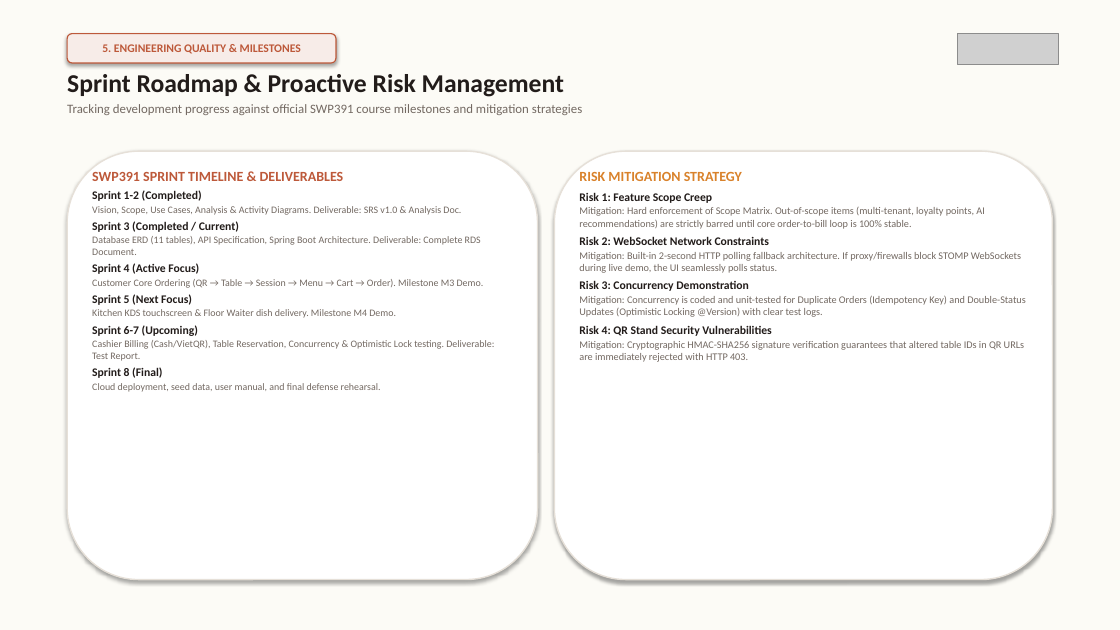
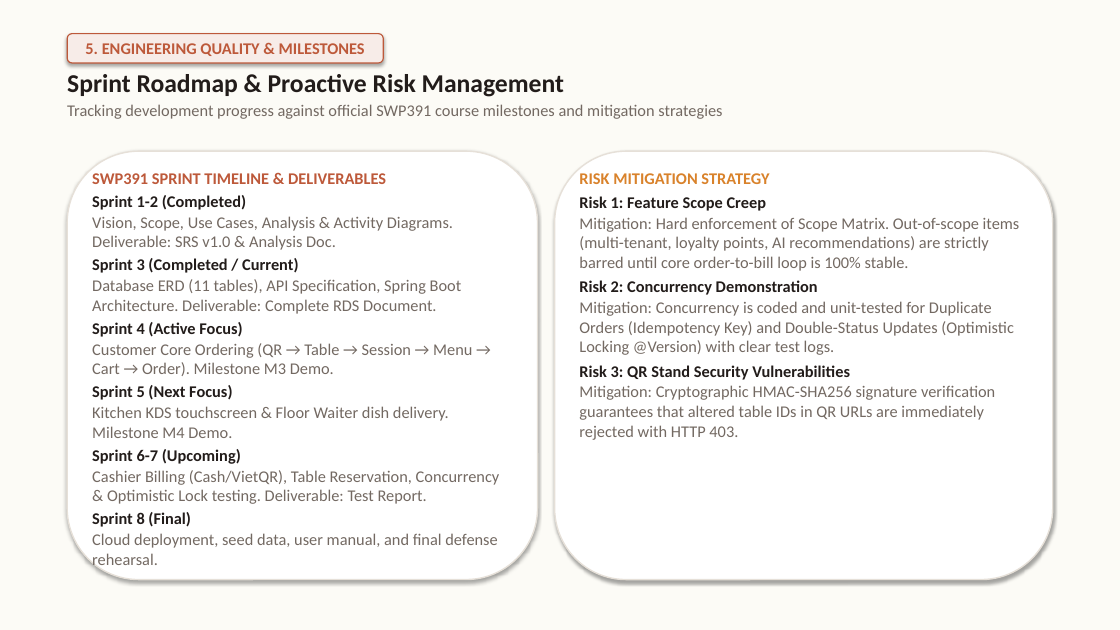
Before and after one commit to GROUP6-ROMS/Restaurant-Ordering-Management-System-ROMS, a slide deck: slide 16 of Documents/ROMS_Project_and_RDS_Overview.pptx. Drawn at 1120x630 pixels with LibreOffice and Linux fonts; fonts in the diff are those of the drawing; grey boxes stand for pictures. Boxes give left, top, right and bottom in pixels: in the first picture for what was removed or moved away, otherwise in the second. Text is boxed around its words. In the diff, an @@ line names an element or a change of style, - is before the commit and + after.

```diff
--- a/Documents/ROMS_Project_and_RDS_Overview.pptx
+++ b/Documents/ROMS_Project_and_RDS_Overview.pptx
@@ rounded rectangle "5. ENGINEERING QUALITY & MILESTONES": place and size @@
-rounded rectangle "5. ENGINEERING QUALITY & MILESTONES" at (67, 34, 336, 63)
+rounded rectangle "5. ENGINEERING QUALITY & MILESTONES" at (67, 34, 383, 63)
@@ rounded rectangle "5. ENGINEERING QUALITY & MILESTONES" at (67, 34, 383, 63): size 10 to 14 pt @@
@@ picture removed at (958, 34, 1059, 65) @@
@@ text at (67, 104, 722, 119): size 11 to 14 pt in "Tracking development progress against official SWP391 course ..." @@
@@ text "SWP391 SPRINT TIMELINE & DELIVERABLES" at (92, 173, 500, 570): size 12 to 14 pt in "SWP391 SPRINT TIMELINE & DELIVERABLES"; size 10 to 14 pt in "Sprint 1-2 (Completed)", "Sprint 3 (Completed / Current)", "Sprint 4 (Active Focus)", "Sprint 5 (Next Focus)" and 2 more places; size 8.5 to 14 pt in "Vision, Scope, Use Cases, Analysis & Activity ...", "Database ERD (11 tables), API Specification, Spring ...", "Customer Core Ordering (QR → Table → ...", "Kitchen KDS touchscreen & Floor Waiter dish ..." and 2 more places @@
@@ text at (579, 173, 1020, 440): size 12 to 14 pt in "RISK MITIGATION STRATEGY"; size 10 to 14 pt in "Risk 1: Feature Scope Creep"; size 8.8 to 14 pt in "Mitigation: Hard enforcement of Scope Matrix. Out-of-scope ...", "Mitigation: Concurrency is coded and unit-tested for ...", "Mitigation: Cryptographic HMAC-SHA256 signature verification ..." @@
@@ text at (579, 280, 818, 295): text changed; size 8.8 to 14 pt; text colour #736962 to #221C1A; bold on @@
-Risk 2: WebSocket Network Constraints
-Mitigation: Built-in 2-second HTTP polling fallback architecture. If proxy/firewalls block STOMP WebSockets during live demo, the UI seamlessly polls status.
-Risk 3: Concurrency Demonstration
+Risk 2: Concurrency Demonstration
@@ text at (579, 365, 850, 380): text changed; size 10 to 14 pt @@
-Risk 4: QR Stand Security Vulnerabilities
+Risk 3: QR Stand Security Vulnerabilities
```
Also in this commit, not shown: 16 other slides changed, 10 other files.
